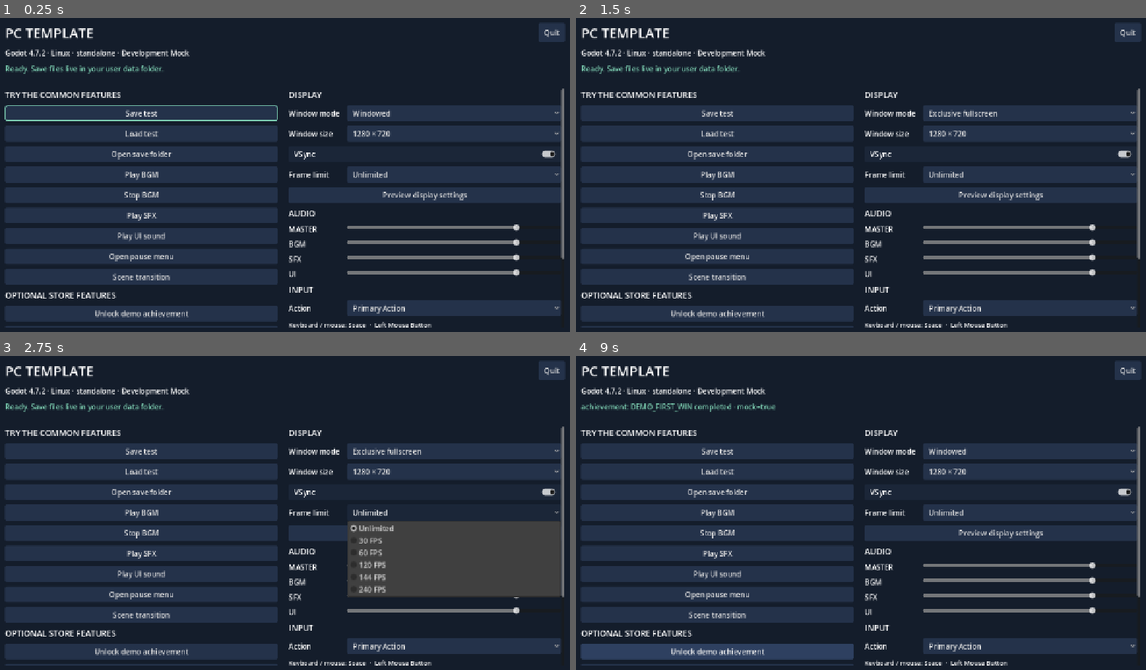
Above: before the commit, frames 1-4 (two rows, left to right).
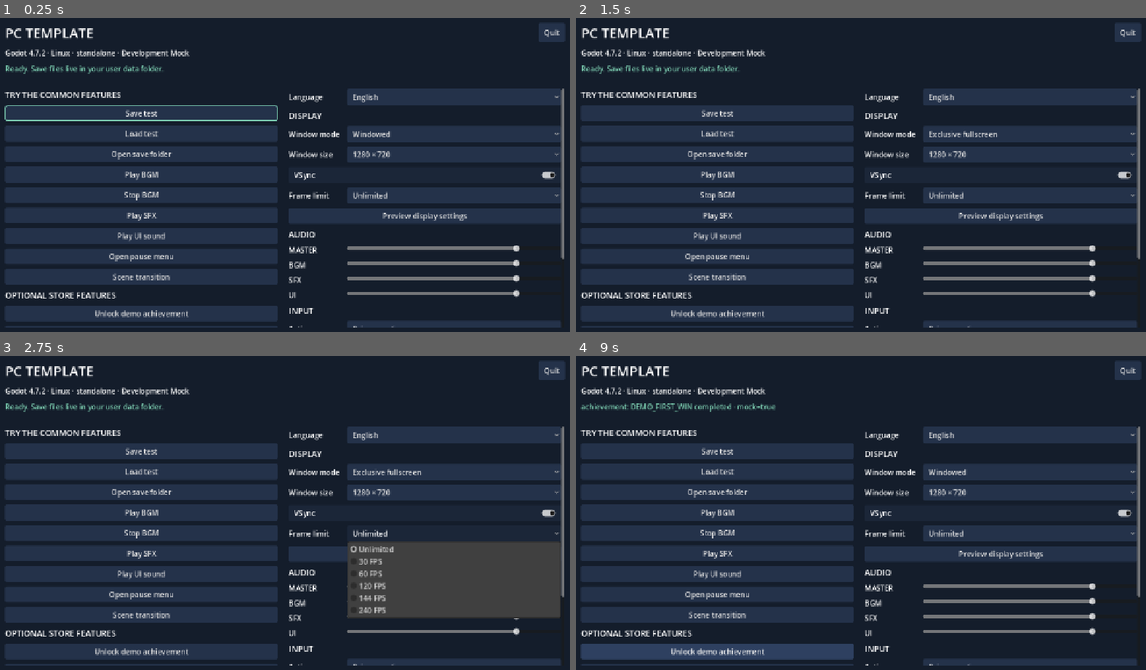
Above: after the commit, the same moments.

Repository: harpuria/godot-pc-template
Game: Godot game, scene res://scenes/bootstrap.tscn
Same seed, same stepped clock (60 frames per second), same inputs: the game is played once before the commit and once after it.
Inputs:
- Up to frame 1 (0.25 s): no input
- Up to frame 2 (1.5 s): click "Windowed" at 0.5 s; click "VSync" at 1.25 s
- Up to frame 3 (2.75 s): click "Unlimited" at 2 s
- Up to frame 4 (9 s): click "Preview display settings" at 2.75 s; click "Play BGM" at 3.5 s; click "Play BGM" at 4.25 s; click "Play SFX" at 5 s; click "Play SFX" at 5.75 s; click "Stop BGM" at 6.5 s; click "Scene transition" at 7.25 s; click "Back to demo" at 8 s; click "Unlock demo achievement" at 8.75 s

The runs differ from the first frame. In frame 1, 14% of the frame differs, in the area x 50-99%, y 22-99%; in frame 2, 14%; in frame 3, 15%; in frame 4, 14%.

Commit message:
Translate common UI (English/Korean) and apply fullscreen shortcut directly
- PauseMenu, SettingsPanel, QuitDialogs, display confirmation, loading and
  startup failure text use UI_* keys from ui/i18n/ui.csv (en, ko).
- SettingsPanel gains a language picker built from loaded translations and
  refreshes computed text on locale change. InputManager.action_text()
  translates UI_ACTION_<ACTION> keys with a readable fallback.
- configure registers the UI translations and keeps game translations.
- F11 / Alt+Enter saves and applies windowed <-> borderless immediately
  without the 15 second confirmation; busy during preview, unchanged on
  save failure.
- Tests check every UI key has English and Korean text, live language
  switching and the new shortcut behaviour; docs and records updated.

Co-Authored-By: Claude Opus 5.5 <noreply@anthropic.com>
Claude-Session: https://claude.ai/code/session_01M9r72ULQuvBEx5MYFDFMqm

Diff:
--- a/autoload/input_manager.gd
+++ b/autoload/input_manager.gd
@@ -12,7 +12,7 @@
 ## 장치 종류마다 설정 UI에서 바꿀 수 있는 칸 수다. 0은 주 입력, 1은 보조 입력이다.
 const SLOTS := 2
 const CATEGORIES: Array[String] = ["keyboard_mouse", "controller"]
-const _AXIS_NAMES := ["Left Stick X", "Left Stick Y", "Right Stick X", "Right Stick Y", "Left Trigger", "Right Trigger"]
+const _AXIS_NAMES := ["UI_AXIS_LEFT_X", "UI_AXIS_LEFT_Y", "UI_AXIS_RIGHT_X", "UI_AXIS_RIGHT_Y", "UI_AXIS_LEFT_TRIGGER", "UI_AXIS_RIGHT_TRIGGER"]
 var storage_path := "user://input.cfg"
 var active_device := "keyboard_mouse"
 var capturing: StringName = &""
@@ -181,6 +181,12 @@
 	var events := slot_events(action, category)
 	return event_text(events[slot]) if slot >= 0 and slot < events.size() else "—"
 
+## 설정 화면에 표시할 action 이름이다. 번역 키 UI_ACTION_<ACTION>이 있으면 번역하고, 없으면 이름을 읽기 쉽게 바꾼다.
+static func action_text(action: StringName) -> String:
+	var key := "UI_ACTION_" + str(action).to_upper()
+	var translated := str(TranslationServer.translate(key))
+	return str(action).capitalize() if translated == key else translated
+
 ## 설정 화면에서 표시할 바인딩 문자열을 반환한다.
 func binding_text(action: StringName) -> String:
 	var descriptions := PackedStringArray()
@@ -193,7 +199,8 @@
 	if event is InputEventKey and event.physical_keycode != 0:
 		return OS.get_keycode_string(event.get_physical_keycode_with_modifiers())
 	if event is InputEventJoypadMotion:
-		var axis_name: String = _AXIS_NAMES[event.axis] if event.axis < _AXIS_NAMES.size() else "Axis %d" % event.axis
+		var axis_name := str(TranslationServer.translate(_AXIS_NAMES[event.axis])) if event.axis < _AXIS_NAMES.size() \
+			else str(TranslationServer.translate("UI_AXIS_OTHER")) % event.axis
 		return "%s %s" % [axis_name, "+" if event.axis_value > 0.0 else "-"]
 	return event.as_text()
 
--- a/autoload/window_manager.gd
+++ b/autoload/window_manager.gd
@@ -22,9 +22,9 @@
 	_resize_timer.wait_time = 0.5
 	_resize_timer.timeout.connect(_remember_window_size)
 	add_child(_resize_timer)
-	_confirmation.title = "Keep display settings?"
-	_confirmation.ok_button_text = "Keep settings"
-	_confirmation.cancel_button_text = "Revert"
+	_confirmation.title = "UI_DISPLAY_KEEP_TITLE"
+	_confirmation.ok_button_text = "UI_DISPLAY_KEEP"
+	_confirmation.cancel_button_text = "UI_DISPLAY_REVERT"
 	_confirmation.confirmed.connect(confirm_preview)
 	_confirmation.canceled.connect(revert_preview)
 	add_child(_confirmation)
@@ -97,9 +97,19 @@
 func preview_seconds_left() -> float:
 	return _preview_timer.time_left
 
-## 단축키로 창 모드와 테두리 없는 전체 화면을 전환한다. 기존 preview 중에는 무시한다.
+## 단축키로 창 모드와 테두리 없는 전체 화면을 전환한다. 모니터 해상도를 바꾸지 않으므로 확인창 없이 저장하고 적용한다.
+## 화면 미리보기 중에는 ERR_BUSY, 창이 없으면 ERR_UNAVAILABLE이다. 저장에 실패하면 화면을 바꾸지 않고 오류를 반환한다.
 func toggle_fullscreen() -> Error:
-	return preview_options({"window_mode": "borderless" if Settings.get_setting("window_mode") == "windowed" else "windowed"})
+	if previewing:
+		return ERR_BUSY
+	if not DesktopPlatform.has_window():
+		return ERR_UNAVAILABLE
+	var mode := "borderless" if Settings.get_setting("window_mode") == "windowed" else "windowed"
+	var error := Settings.set_setting("window_mode", mode)
+	if error != OK:
+		return error
+	apply_saved_options()
+	return OK
 
 func _valid_options(options: Dictionary) -> bool:
 	var size: Variant = options.get("window_size")
@@ -136,4 +146,4 @@
 
 func _process(_delta: float) -> void:
 	if previewing:
-		_confirmation.dialog_text = "Reverting in %d seconds.\nConfirm only if the display looks correct." % ceili(_preview_timer.time_left)
+		_confirmation.dialog_text = tr("UI_DISPLAY_COUNTDOWN") % ceili(_preview_timer.time_left)
--- a/project.godot
+++ b/project.godot
@@ -99,6 +99,10 @@
 ]
 }
 
+[internationalization]
+
+locale/translations=PackedStringArray("res://ui/i18n/ui.en.translation", "res://ui/i18n/ui.ko.translation")
+
 [rendering]
 
 renderer/rendering_method="gl_compatibility"
--- a/scenes/bootstrap.gd
+++ b/scenes/bootstrap.gd
@@ -9,14 +9,14 @@
 	if error != OK:
 		push_error("Game init script failed (%s): %s" % [error_string(error), path])
 		# 저장 schema나 Adapter 등록이 빠진 상태로 게임을 시작하지 않는다. 창은 닫을 수 있다.
-		_show_failure("The game could not start (%s).\nCheck the log for details." % error_string(error))
+		_show_failure(tr("UI_START_FAILED") % error_string(error))
 		return
 	App.initialize()
 	var scene := str(GameConfig.value("app", "main_scene", "res://scenes/main.tscn"))
 	error = SceneManager.change_scene(scene)
 	if error != OK:
 		push_error("Cannot open main scene: %s" % scene)
-		_show_failure("Cannot open the main scene:\n%s" % scene)
+		_show_failure(tr("UI_MAIN_SCENE_FAILED") % scene)
 
 func _show_failure(message: String) -> void:
 	var label := Label.new()
--- a/tests/integration.gd
+++ b/tests/integration.gd
@@ -70,6 +70,7 @@
 	_check(preload("res://scenes/bootstrap.gd").run_init_script("res://game/missing.gd") == ERR_FILE_NOT_FOUND, "Missing hook rejected")
 	_save_checks()
 	_settings_checks()
+	_translation_checks()
 	_input_checks()
 	_pause_checks()
 	await _quit_checks()
@@ -184,6 +185,37 @@
 	Settings.values.subtitles_enabled = false
 	_check(Settings.load_settings() == OK and Settings.get_setting("subtitles_enabled") == true and not Settings.write_blocked, "Interrupted settings replace restores completed temp")
 	_check(Settings.save_settings() == OK and FileAccess.file_exists(Settings.storage_path), "Restored settings rewritten to original path")
+
+func _translation_checks() -> void:
+	var registered := PackedStringArray(ProjectSettings.get_setting("internationalization/locale/translations", PackedStringArray()))
+	_check("res://ui/i18n/ui.en.translation" in registered and "res://ui/i18n/ui.ko.translation" in registered, "Common UI translations registered")
+	# 공통 UI 코드에서 쓰는 모든 번역 키가 영어·한국어에 있는지 확인한다.
+	var english := TranslationServer.get_translation_object("en")
+	var korean := TranslationServer.get_translation_object("ko")
+	var missing := PackedStringArray()
+	var pattern := RegEx.create_from_string("\"(UI_[A-Z0-9_]*[A-Z0-9])\"")
+	for path in ["res://ui/menus/pause_menu.gd", "res://ui/dialogs/quit_dialogs.gd", "res://ui/settings/settings_panel.gd",
+			"res://ui/loading/loading.tscn", "res://autoload/window_manager.gd", "res://autoload/input_manager.gd", "res://scenes/bootstrap.gd"]:
+		for found in pattern.search_all(FileAccess.get_file_as_string(path)):
+			var key := found.get_string(1)
+			if english == null or korean == null or str(english.get_message(key)).is_empty() or str(korean.get_message(key)).is_empty():
+				missing.append(key)
+	for action in InputManager.COMMON_ACTIONS:
+		if korean == null or str(korean.get_message("UI_ACTION_" + str(action).to_upper())).is_empty():
+			missing.append("UI_ACTION_" + str(action).to_upper())
+	_check(missing.is_empty(), "Every common UI key has English and Korean text: " + ", ".join(missing))
+	var previous := str(Settings.get_setting("language"))
+	_check(Settings.set_setting("language", "ko") == OK and tr("UI_RESUME") == "계속하기", "Korean common UI text applies")
+	_check(InputManager.action_text(&"move_left") == "왼쪽 이동" and InputManager.action_text(&"custom_jump") == "Custom Jump", "Action names translate with readable fallback")
+	var panel := SettingsPanel.new()
+	add_child(panel)
+	_check(panel._binding_label.text.contains("키보드"), "Settings panel shows Korean text")
+	var english_index := panel._language_index("en")
+	_check(panel._language.item_count >= 2 and english_index != -1 and panel._language.get_item_text(panel._language_index("ko")) == "한국어", "Language picker lists native names")
+	panel._language.item_selected.emit(english_index)
+	_check(Settings.get_setting("language") == "en" and tr("UI_RESUME") == "Resume" and panel._binding_label.text.contains("Keyboard"), "Language picker switches UI text immediately")
+	panel.free()
+	Settings.set_setting("language", previous)
 
 func _input_checks() -> void:
 	_check(InputMap.has_action("move_left") and InputMap.has_action("primary_action"), "Default input exists")
@@ -388,6 +420,7 @@
 func _display_checks() -> void:
 	if not DesktopPlatform.has_window():
 		_check(WindowManager.preview_options({"window_mode": "borderless"}) == ERR_UNAVAILABLE, "Headless window operations skipped")
+		_check(WindowManager.toggle_fullscreen() == ERR_UNAVAILABLE, "Headless fullscreen shortcut skipped")
 		return
 	var previous := WindowManager.current_options()
 	_check(WindowManager.preview_options({"vsync": not previous.vsync}, 1.0) == OK, "Display preview accepted")
@@ -396,6 +429,15 @@
 	_check(not WindowManager.previewing and WindowManager.current_options() == previous, "Unconfirmed display change rolls back")
 	_check(WindowManager.preview_options({"vsync": not previous.vsync}) == OK, "Second display preview accepted")
 	_check(WindowManager.confirm_preview() == OK and Settings.get_setting("vsync") != previous.vsync, "Confirmed display change persisted")
+	Settings.set_setting("window_mode", "windowed")
+	_check(WindowManager.toggle_fullscreen() == OK and not WindowManager.previewing \
+		and not WindowManager._confirmation.visible and Settings.get_setting("window_mode") == "borderless", "Fullscreen shortcut saves and applies without confirmation")
+	_check(WindowManager.toggle_fullscreen() == OK and Settings.get_setting("window_mode") == "windowed", "Fullscreen shortcut returns to windowed mode")
+	_check(WindowManager.preview_options({"vsync": not previous.vsync}) == OK and WindowManager.toggle_fullscreen() == ERR_BUSY, "Fullscreen shortcut waits for display preview")
+	WindowManager.revert_preview()
+	Settings.write_blocked = true
+	_check(WindowManager.toggle_fullscreen() == ERR_UNAUTHORIZED and Settings.get_setting("window_mode") == "windowed", "Failed fullscreen save keeps current mode")
+	Settings.write_blocked = false
 	Settings.set_many(previous)
 	WindowManager.apply_saved_options()
 	var panel := SettingsPanel.new()
--- a/tools/configure.gd
+++ b/tools/configure.gd
@@ -10,6 +10,8 @@
 	["Linux", "Linux", "linux", "x86_64"],
 ]
 const CHANNELS := ["standalone", "itch", "steam"]
+# 공통 UI(pause 메뉴·설정 패널·대화상자) 번역. 게임이 추가한 번역은 유지하고 빠진 항목만 추가한다.
+const UI_TRANSLATIONS := ["res://ui/i18n/ui.en.translation", "res://ui/i18n/ui.ko.translation"]
 
 func _initialize() -> void:
 	var actual := Engine.get_version_info()
@@ -69,6 +71,11 @@
 		var key := "input/" + str(action)
 		if not ProjectSettings.has_setting(key):
 			ProjectSettings.set_setting(key, {"deadzone": float(config.get_value("input", "controller_deadzone", 0.2)), "events": inputs[action]})
+	var translations := PackedStringArray(ProjectSettings.get_setting("internationalization/locale/translations", PackedStringArray()))
+	for path: String in UI_TRANSLATIONS:
+		if not path in translations:
+			translations.append(path)
+	ProjectSettings.set_setting("internationalization/locale/translations", translations)
 	var index := 0
 	for platform_info in PLATFORMS:
 		var platform: String = platform_info[0]
@@ -133,7 +140,7 @@
 	if ProjectSettings.save() != OK or presets.save("res://export_presets.cfg") != OK:
 		_fail("Could not save project settings or presets; inspect both files")
 		return
-	print("CONFIGURE: %s %s; %d PC presets; existing input and signing options preserved" % [name, version, index])
+	print("CONFIGURE: %s %s; %d PC presets; UI translations registered; existing input and signing options preserved" % [name, version, index])
 	quit(0)
 
 func _set_default(file: ConfigFile, section: String, key: String, value: Variant) -> void:
--- a/ui/dialogs/quit_dialogs.gd
+++ b/ui/dialogs/quit_dialogs.gd
@@ -8,16 +8,17 @@
 
 func _ready() -> void:
 	process_mode = Node.PROCESS_MODE_ALWAYS
-	_confirm.title = "Quit game?"
-	_confirm.dialog_text = "Your progress will be saved before quitting."
-	_confirm.ok_button_text = "Save and quit"
+	_confirm.title = "UI_QUIT_TITLE"
+	_confirm.dialog_text = "UI_QUIT_TEXT"
+	_confirm.ok_button_text = "UI_QUIT_SAVE"
+	_confirm.cancel_button_text = "UI_CANCEL"
 	_confirm.confirmed.connect(_on_confirmed)
 	_confirm.canceled.connect(_release)
 	add_child(_confirm)
-	_failure.title = "Progress could not be saved"
-	_failure.ok_button_text = "Stay"
-	_failure.add_button("Retry", false, "retry")
-	_failure.add_button("Quit without saving", false, "discard")
+	_failure.title = "UI_SAVE_FAILED_TITLE"
+	_failure.ok_button_text = "UI_STAY"
+	_failure.add_button("UI_RETRY", false, "retry")
+	_failure.add_button("UI_QUIT_WITHOUT_SAVING", false, "discard")
 	_failure.confirmed.connect(_release)
 	_failure.canceled.connect(_release)
 	_failure.custom_action.connect(_on_failure_action)
@@ -31,7 +32,7 @@
 ## 저장 실패를 알리고 머무르기·재시도·저장 없이 종료 중 하나를 선택받는다.
 func show_save_failure(error: int) -> void:
 	App.set_paused(PAUSE_REASON, true)
-	_failure.dialog_text = "Save failed: %s\nStay and try again later, retry now, or quit without saving." % error_string(error)
+	_failure.dialog_text = tr("UI_SAVE_FAILED_TEXT") % error_string(error)
 	_failure.popup_centered(Vector2i(480, 200))
 
 ## 종료 확인 또는 저장 실패 대화상자가 열려 있는지 반환한다.
--- /dev/null
+++ b/ui/i18n/ui.csv
@@ -0,0 +1,69 @@
+keys,en,ko
+UI_LANGUAGE_NAME,English,한국어
+UI_LOADING,Loading…,불러오는 중…
+UI_PAUSED,PAUSED,일시 정지
+UI_RESUME,Resume,계속하기
+UI_SETTINGS,Settings,설정
+UI_QUIT,Quit,종료
+UI_QUIT_TITLE,Quit game?,게임을 종료할까요?
+UI_QUIT_TEXT,Your progress will be saved before quitting.,종료하기 전에 진행 상황을 저장합니다.
+UI_QUIT_SAVE,Save and quit,저장 후 종료
+UI_CANCEL,Cancel,취소
+UI_SAVE_FAILED_TITLE,Progress could not be saved,진행 상황을 저장하지 못했습니다
+UI_SAVE_FAILED_TEXT,"Save failed: %s
+Stay and try again later, retry now, or quit without saving.","저장 실패: %s
+게임으로 돌아가 나중에 다시 시도하거나, 지금 다시 시도하거나, 저장하지 않고 종료할 수 있습니다."
+UI_STAY,Stay,돌아가기
+UI_RETRY,Retry,다시 시도
+UI_QUIT_WITHOUT_SAVING,Quit without saving,저장하지 않고 종료
+UI_DISPLAY_KEEP_TITLE,Keep display settings?,화면 설정을 유지할까요?
+UI_DISPLAY_KEEP,Keep settings,유지
+UI_DISPLAY_REVERT,Revert,되돌리기
+UI_DISPLAY_COUNTDOWN,"Reverting in %d seconds.
+Confirm only if the display looks correct.","%d초 후 이전 설정으로 돌아갑니다.
+화면이 올바르게 보일 때만 유지하세요."
+UI_HEADING_DISPLAY,DISPLAY,화면
+UI_HEADING_AUDIO,AUDIO,소리
+UI_HEADING_INPUT,INPUT,입력
+UI_LANGUAGE,Language,언어
+UI_WINDOW_MODE,Window mode,창 모드
+UI_MODE_WINDOWED,Windowed,창 모드
+UI_MODE_BORDERLESS,Borderless fullscreen,테두리 없는 전체 화면
+UI_MODE_FULLSCREEN,Exclusive fullscreen,전용 전체 화면
+UI_WINDOW_SIZE,Window size,창 크기
+UI_WINDOW_SIZE_CUSTOM,%d × %d (custom),%d × %d (사용자 지정)
+UI_VSYNC,VSync,수직 동기화
+UI_FRAME_LIMIT,Frame limit,프레임 제한
+UI_FPS_UNLIMITED,Unlimited,제한 없음
+UI_PREVIEW_DISPLAY,Preview display settings,화면 설정 미리보기
+UI_VOLUME_MASTER,MASTER,전체
+UI_VOLUME_BGM,BGM,배경 음악
+UI_VOLUME_SFX,SFX,효과음
+UI_VOLUME_UI,UI,UI 효과음
+UI_ACTION,Action,동작
+UI_KEYBOARD_MOUSE,Keyboard / mouse,키보드 / 마우스
+UI_CONTROLLER,Controller,컨트롤러
+UI_REBIND_PRIMARY,Rebind primary,주 입력 변경
+UI_REBIND_SECONDARY,Rebind secondary,보조 입력 변경
+UI_PRESS_INPUT,Press a key / button (Esc cancels),키나 버튼을 누르세요 (Esc 취소)
+UI_RESTORE_CONTROLS,Restore default controls,기본 조작으로 복원
+UI_ACTION_MOVE_LEFT,Move left,왼쪽 이동
+UI_ACTION_MOVE_RIGHT,Move right,오른쪽 이동
+UI_ACTION_MOVE_UP,Move up,위쪽 이동
+UI_ACTION_MOVE_DOWN,Move down,아래쪽 이동
+UI_ACTION_PRIMARY_ACTION,Primary action,주 행동
+UI_ACTION_PAUSE,Pause,일시 정지
+UI_ACTION_TOGGLE_FULLSCREEN,Toggle fullscreen,전체 화면 전환
+UI_AXIS_LEFT_X,Left Stick X,왼쪽 스틱 X
+UI_AXIS_LEFT_Y,Left Stick Y,왼쪽 스틱 Y
+UI_AXIS_RIGHT_X,Right Stick X,오른쪽 스틱 X
+UI_AXIS_RIGHT_Y,Right Stick Y,오른쪽 스틱 Y
+UI_AXIS_LEFT_TRIGGER,Left Trigger,왼쪽 트리거
+UI_AXIS_RIGHT_TRIGGER,Right Trigger,오른쪽 트리거
+UI_AXIS_OTHER,Axis %d,축 %d
+UI_START_FAILED,"The game could not start (%s).
+Check the log for details.","게임을 시작할 수 없습니다 (%s).
+자세한 내용은 로그를 확인하세요."
+UI_MAIN_SCENE_FAILED,"Cannot open the main scene:
+%s","첫 장면을 열 수 없습니다:
+%s"
--- a/ui/loading/loading.tscn
+++ b/ui/loading/loading.tscn
@@ -13,6 +13,6 @@
 anchors_preset = 15
 anchor_right = 1.0
 anchor_bottom = 1.0
-text = "Loading…"
+text = "UI_LOADING"
 horizontal_alignment = 1
 vertical_alignment = 1
--- a/ui/menus/pause_menu.gd
+++ b/ui/menus/pause_menu.gd
@@ -34,14 +34,14 @@
 	layout.add_theme_constant_override("separation", 10)
 	panel.add_child(layout)
 	var title := Label.new()
-	title.text = "PAUSED"
+	title.text = "UI_PAUSED"
 	title.horizontal_alignment = HORIZONTAL_ALIGNMENT_CENTER
 	title.add_theme_font_size_override("font_size", 24)
 	layout.add_child(title)
-	_resume = _button(layout, "Resume", close)
-	_button(layout, "Settings", _toggle_settings)
+	_resume = _button(layout, "UI_RESUME", close)
+	_button(layout, "UI_SETTINGS", _toggle_settings)
 	if show_quit_button:
-		_button(layout, "Quit", App.dialogs.confirm_quit)
+		_button(layout, "UI_QUIT", App.dialogs.confirm_quit)
 	_settings_scroll.custom_minimum_size = Vector2(520, 360)
 	_settings_scroll.horizontal_scroll_mode = ScrollContainer.SCROLL_MODE_DISABLED
 	_settings_scroll.visible = false
--- a/ui/settings/settings_panel.gd
+++ b/ui/settings/settings_panel.gd
@@ -1,8 +1,10 @@
-## 화면·음량·입력 설정을 제공하며 게임 메뉴에서도 재사용할 수 있는 패널이다.
+## 언어·화면·음량·입력 설정을 제공하며 게임 메뉴에서도 재사용할 수 있는 패널이다.
+## 문구는 ui/i18n/ui.csv의 번역 키를 사용하고 언어가 바뀌면 즉시 다시 표시한다.
 class_name SettingsPanel
 extends VBoxContainer
 
 signal operation_failed(error: int)
+var _language := OptionButton.new()
 var _mode := OptionButton.new()
 var _resolution := OptionButton.new()
 var _vsync := CheckButton.new()
@@ -13,33 +15,41 @@
 const MODES := ["windowed", "borderless", "fullscreen"]
 const SIZES := [Vector2i(960, 540), Vector2i(1280, 720), Vector2i(1600, 900), Vector2i(1920, 1080)]
 const FPS_LIMITS := [0, 30, 60, 120, 144, 240]
-const SLOT_NAMES := ["primary", "secondary"]
+const SLOT_KEYS := ["UI_REBIND_PRIMARY", "UI_REBIND_SECONDARY"]
 
 func _ready() -> void:
 	process_mode = Node.PROCESS_MODE_ALWAYS
 	add_theme_constant_override("separation", 10)
-	_heading("DISPLAY")
-	for label in ["Windowed", "Borderless fullscreen", "Exclusive fullscreen"]:
+	# 계산한 문구는 코드에서 번역하므로 자동 번역을 끈다.
+	for control in [_language, _resolution, _fps, _action, _binding_label]:
+		control.auto_translate_mode = Node.AUTO_TRANSLATE_MODE_DISABLED
+	_language.item_selected.connect(_on_language_selected)
+	_row("UI_LANGUAGE", _language)
+	_refresh_languages()
+	_heading("UI_HEADING_DISPLAY")
+	for label in ["UI_MODE_WINDOWED", "UI_MODE_BORDERLESS", "UI_MODE_FULLSCREEN"]:
 		_mode.add_item(label)
-	_row("Window mode", _mode)
+	_row("UI_WINDOW_MODE", _mode)
 	for size in SIZES:
 		_resolution.add_item("%d × %d" % [size.x, size.y])
 		_resolution.set_item_metadata(_resolution.item_count - 1, size)
-	_row("Window size", _resolution)
-	_vsync.text = "VSync"
+	_row("UI_WINDOW_SIZE", _resolution)
+	_vsync.text = "UI_VSYNC"
 	add_child(_vsync)
 	for fps in FPS_LIMITS:
-		_fps.add_item("Unlimited" if fps == 0 else "%d FPS" % fps)
+		_fps.add_item("")
 		_fps.set_item_metadata(_fps.item_count - 1, fps)
-	_row("Frame limit", _fps)
+	_row("UI_FRAME_LIMIT", _fps)
 	var apply := Button.new()
-	apply.text = "Preview display settings"
+	apply.text = "UI_PREVIEW_DISPLAY"
 	apply.pressed.connect(_preview_display)
 	add_child(apply)
 	WindowManager.preview_finished.connect(func(_confirmed: bool): _refresh_display())
+	# 단축키(F11 / Alt+Enter)처럼 패널 밖에서 바뀐 화면 모드도 표시에 반영한다.
+	WindowManager.options_applied.connect(func(_options: Dictionary): _refresh_display())
 	WindowManager.preview_failed.connect(_report)
 	_refresh_display()
-	_heading("AUDIO")
+	_heading("UI_HEADING_AUDIO")
 	for bus in ["master", "bgm", "sfx", "ui"]:
 		var slider := HSlider.new()
 		slider.min_value = 0.0
@@ -52,10 +62,10 @@
 			if error != OK:
 				slider.set_value_no_signal(float(Settings.get_setting(bus + "_volume", 0.8)))
 			_report(error))
-		_row(bus.to_upper(), slider)
-	_heading("INPUT")
+		_row("UI_VOLUME_" + bus.to_upper(), slider)
+	_heading("UI_HEADING_INPUT")
 	_action.item_selected.connect(func(_index: int): _refresh_binding())
-	_row("Action", _action)
+	_row("UI_ACTION", _action)
 	_refresh_actions()
 	_binding_label.autowrap_mode = TextServer.AUTOWRAP_WORD_SMART
 	_binding_label.add_theme_font_size_override("font_size", 14)
@@ -69,7 +79,7 @@
 		_slot_buttons.append(button)
 	add_child(slots)
 	var reset := Button.new()
-	reset.text = "Restore default controls"
+	reset.text = "UI_RESTORE_CONTROLS"
 	reset.pressed.connect(func(): _report(InputManager.reset_bindings()))
 	add_child(reset)
 	InputManager.bindings_changed.connect(func(changed_action: StringName):
@@ -83,6 +93,13 @@
 			_report(error))
 	_refresh_binding()
 
+func _notification(what: int) -> void:
+	if what == NOTIFICATION_TRANSLATION_CHANGED and is_node_ready():
+		_refresh_languages()
+		_refresh_display()
+		_refresh_actions()
+		_refresh_binding()
+
 func _heading(text: String) -> void:
 	var label := Label.new()
 	label.text = text
@@ -107,17 +124,23 @@
 		if _resolution.get_item_metadata(index) == options.window_size:
 			size_index = index
 	if size_index == -1:
-		_resolution.add_item("%d × %d (custom)" % [options.window_size.x, options.window_size.y])
+		_resolution.add_item("")
 		size_index = _resolution.item_count - 1
 		_resolution.set_item_metadata(size_index, options.window_size)
+	for index in range(SIZES.size(), _resolution.item_count):
+		var custom: Vector2i = _resolution.get_item_metadata(index)
+		_resolution.set_item_text(index, tr("UI_WINDOW_SIZE_CUSTOM") % [custom.x, custom.y])
 	_resolution.selected = size_index
 	_vsync.button_pressed = bool(options.vsync)
+	for index in _fps.item_count:
+		var limit: int = _fps.get_item_metadata(index)
+		_fps.set_item_text(index, tr("UI_FPS_UNLIMITED") if limit == 0 else "%d FPS" % limit)
 	var fps_index := -1
 	for index in _fps.item_count:
 		if _fps.get_item_metadata(index) == options.max_fps:
 			fps_index = index
 	if fps_index == -1:
-		_fps.add_item("%d FPS" % options.max_fps)
+		_fps.add_item("%d FPS" % options.max_fps if options.max_fps > 0 else tr("UI_FPS_UNLIMITED"))
 		fps_index = _fps.item_count - 1
 		_fps.set_item_metadata(fps_index, options.max_fps)
 	_fps.selected = fps_index
@@ -131,7 +154,7 @@
 	var previous: StringName = _selected_action() if _action.item_count > 0 else &"primary_action"
 	_action.clear()
 	for action in InputManager.actions():
-		_action.add_item(str(action).capitalize())
+		_action.add_item(InputManager.action_text(action))
 		_action.set_item_metadata(_action.item_count - 1, action)
 	_action.selected = maxi(0, _action_index(previous))
 
@@ -148,7 +171,7 @@
 		var names := PackedStringArray()
 		for slot in InputManager.SLOTS:
 			names.append(InputManager.slot_text(action, category, slot))
-		lines.append("%s: %s" % ["Keyboard / mouse" if category == "keyboard_mouse" else "Controller", "  ·  ".join(names)])
+		lines.append("%s: %s" % [tr("UI_KEYBOARD_MOUSE" if category == "keyboard_mouse" else "UI_CONTROLLER"), "  ·  ".join(names)])
 	_binding_label.text = "\n".join(lines)
 	if InputManager.capturing.is_empty():
 		_set_capturing(-1)
@@ -164,7 +187,40 @@
 	_action.disabled = slot >= 0
 	for index in _slot_buttons.size():
 		_slot_buttons[index].disabled = slot >= 0 and index != slot
-		_slot_buttons[index].text = "Press a key / button (Esc cancels)" if index == slot else "Rebind " + SLOT_NAMES[index]
+		_slot_buttons[index].text = "UI_PRESS_INPUT" if index == slot else SLOT_KEYS[index]
+
+## 불러온 번역의 언어를 각 언어 이름(UI_LANGUAGE_NAME)으로 표시하고 현재 설정을 선택한다.
+func _refresh_languages() -> void:
+	_language.clear()
+	var locales := Array(TranslationServer.get_loaded_locales())
+	locales.sort()
+	var current := str(Settings.get_setting("language", TranslationServer.get_locale()))
+	var best := -1
+	var best_score := 0
+	for locale: String in locales:
+		if _language_index(locale) != -1:
+			continue
+		var translation := TranslationServer.get_translation_object(locale)
+		var label := str(translation.get_message("UI_LANGUAGE_NAME")) if translation != null else ""
+		_language.add_item(label if not label.is_empty() else TranslationServer.get_locale_name(locale))
+		_language.set_item_metadata(_language.item_count - 1, locale)
+		var score := TranslationServer.compare_locales(current, locale)
+		if score > best_score:
+			best_score = score
+			best = _language.item_count - 1
+	_language.selected = best
+
+func _language_index(locale: String) -> int:
+	for index in _language.item_count:
+		if _language.get_item_metadata(index) == locale:
+			return index
+	return -1
+
+func _on_language_selected(index: int) -> void:
+	var error := Settings.set_setting("language", _language.get_item_metadata(index))
+	if error != OK:
+		_refresh_languages()
+	_report(error)
 
 func _selected_action() -> StringName:
 	return _action.get_item_metadata(_action.selected)
Not shown, added: ui/i18n/ui.csv.import
Binary file added: ui/i18n/ui.en.translation
Binary file added: ui/i18n/ui.ko.translation
Not shown, changed: docs/ARCHITECTURE.md
Not shown, changed: docs/CODEBASE_MAP.md
Not shown, changed: docs/DEVELOPMENT.md
Not shown, changed: docs/HOWTO.md
Not shown, changed: docs/template/APPLYING.md
Not shown, changed: docs/template/CHANGELOG.md
Not shown, changed: docs/template/VALIDATION.md
